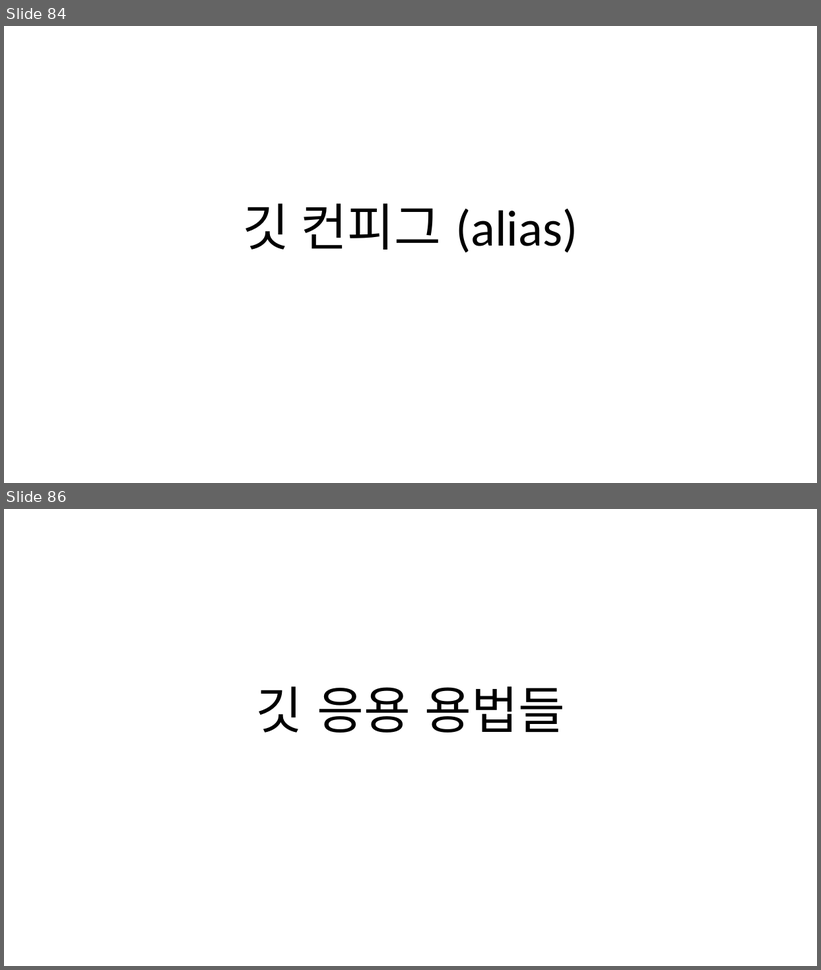
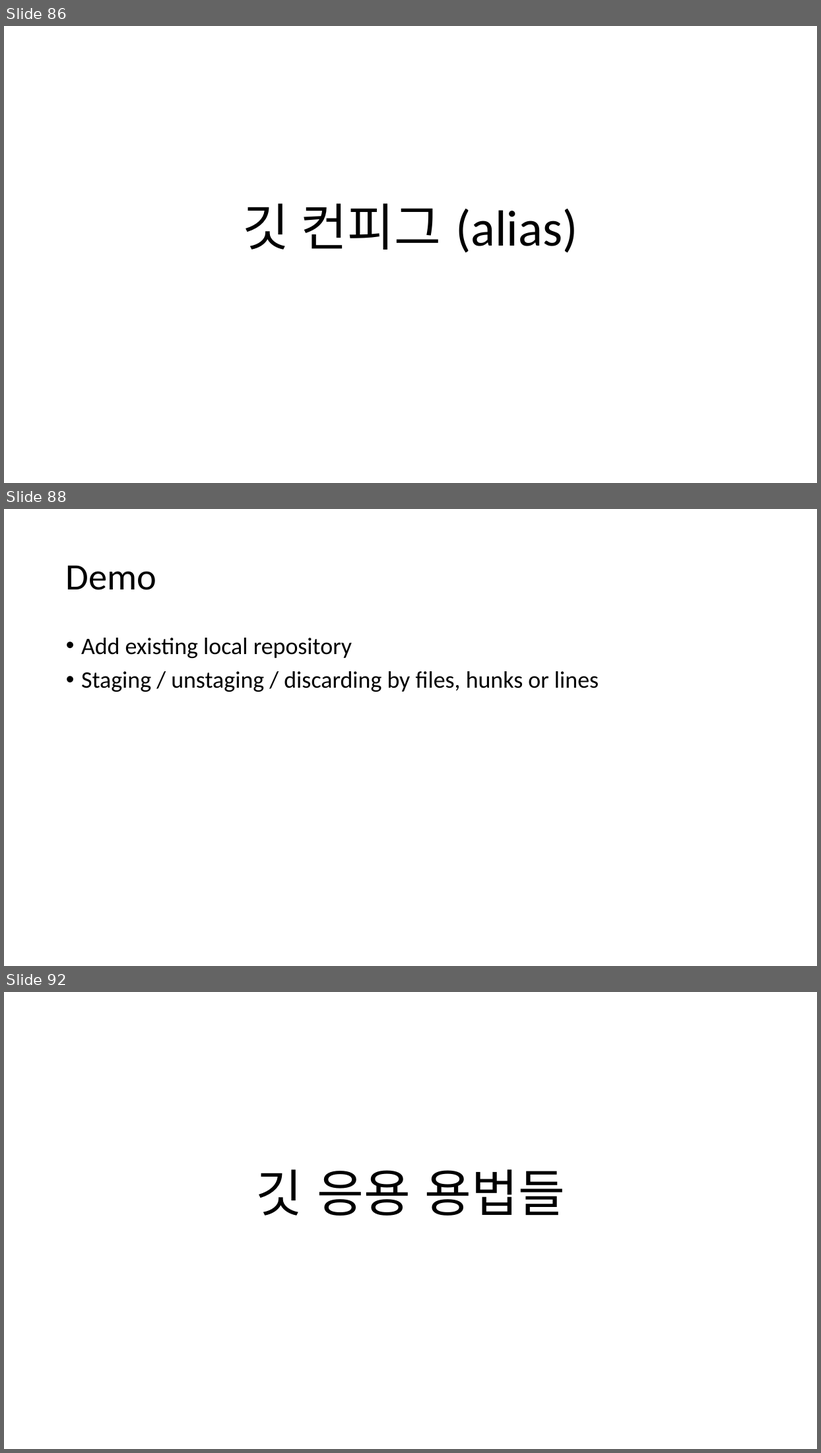
Before and after one commit to wontheone1/learning-git-ppt, a slide deck: learning_git.pptx. Shown one above the other, each under a label of ours: slides 84 and 86 before the commit, slides 86, 88 and 92 after it; the slides between them are not shown. The pictures are 821x970 and 821x1453 pixels, drawn with LibreOffice and Linux fonts; fonts in the diff are those of the drawing. Boxes give left, top, right and bottom in pixels: in the first picture for what was removed or moved away, otherwise in the second. Text is boxed around its words. In the diff, an @@ line names an element or a change of style, - is before the commit and + after.

```diff
--- a/learning_git.pptx
+++ b/learning_git.pptx
@@ slide 88 added at <box>4,509,817,966</box>, background #FFFFFF @@
@@ title added at <box>66,565,157,590</box>, 44 pt, text #000000 @@
+Demo
@@ text added at <box>81,638,599,692</box>, 28 pt, text #000000 @@
+• Add existing local repository
+• Staging / unstaging / discarding by files, hunks or lines
@@ what was slide 84 is now slide 86 @@
@@ what was slide 86 is now slide 92 @@
```
Also in this commit, not shown: 4 slides changed, 12 other slides added, 12 slides removed.
